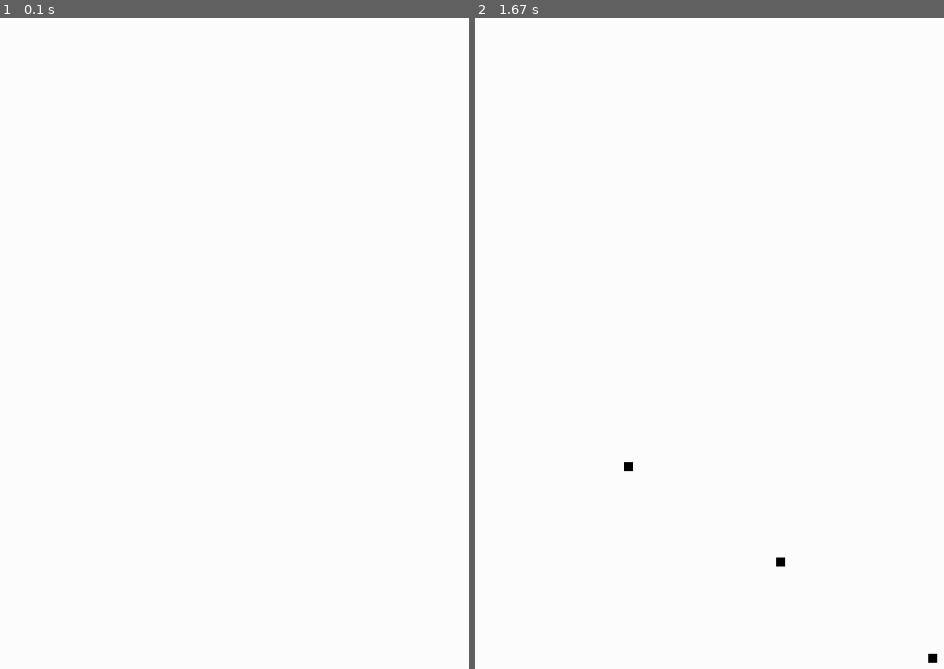
Above: before the commit, frames 1-2 (left to right).
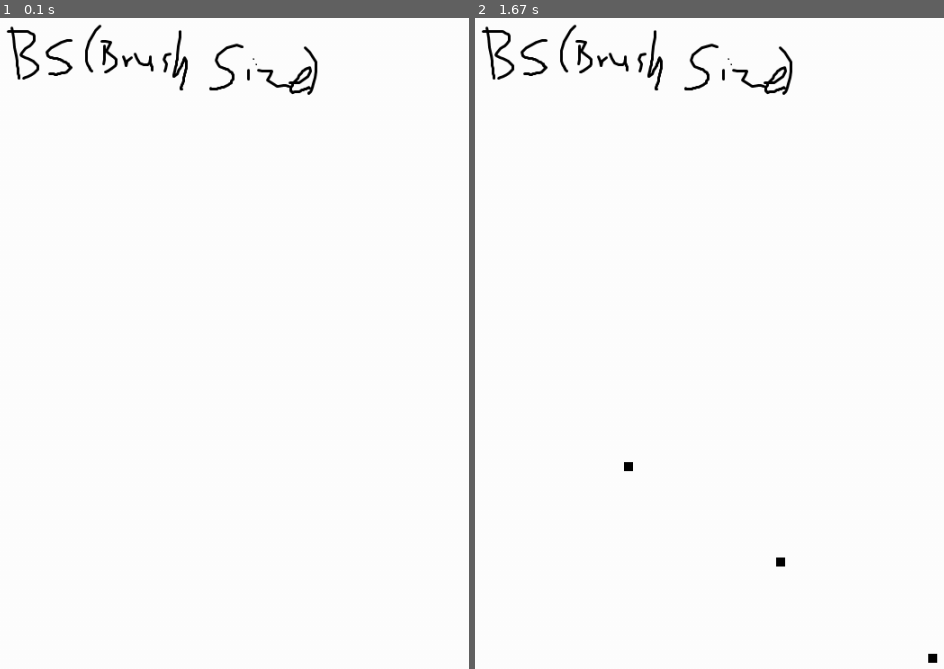
Above: after the commit, the same moments.

Repository: itsjustmegus/DrawingGame
Game: pygame game, started from drawing_game.py
Same seed, same stepped clock (60 frames per second), same inputs: the game is played once before the commit and once after it.
Inputs (mouse positions are in pixels of both pictures, inside the frame that each line leads up to):
- Up to frame 1 (0.1 s): no input
- Up to frame 2 (1.67 s): press the mouse at (625, 460) at 0.37 s; move the mouse to (775, 558) at 0.47 s; release the mouse at (929, 655) at 0.6 s

The runs differ from the first frame. In frame 1, 1.0% of the frame differs, in the area x 1-68%, y 0-12%; in frame 2, 1.0%.

Commit message:
added buttons

Diff:
--- /dev/null
+++ b/Tutorials/clickable_image.py
@@ -0,0 +1,26 @@
+import pygame
+
+pygame.init()
+width=350
+height=400
+screen = pygame.display.set_mode( (width, height ) )
+pygame.display.set_caption('clicked on image')
+redSquare = pygame.image.load("./assets/brush_size.png").convert()
+
+x = 20; # x coordnate of image
+y = 30; # y coordinate of image
+screen.blit(redSquare ,  ( x,y)) # paint to screen
+pygame.display.flip() # paint screen one time
+
+running = True
+while running:
+    for event in pygame.event.get():
+        if event.type == pygame.QUIT:
+            running = False
+        if event.type == pygame.MOUSEBUTTONDOWN:
+            # Set the x, y postions of the mouse click
+            x, y = event.pos
+            if redSquare.get_rect().collidepoint(x, y):
+                print('clicked on image')
+#loop over, quite pygame
+pygame.quit()
--- a/Week12/drawing_game.py
+++ b/Week12/drawing_game.py
@@ -43,6 +43,12 @@
         # The clock object manages how fast the game runs
         self.clock = pygame.time.Clock()
 
+        # ------------------------- LOAD ASSETS ------------------------- #
+        self.brush_size_img = pygame.image.load("./assets/brush_size.png").convert()
+        self.size_1_img = pygame.image.load("./assets/size_1.png").convert()
+        self.size_2_img = pygame.image.load("./assets/size_2.png").convert()
+        self.size_3_img = pygame.image.load("./assets/size_3.png").convert()
+
 # ----------------------------------------- GAME LOOP ----------------------------------------- #
     def run_game(self):
         "Draw background that doesn't update"
@@ -71,13 +77,11 @@
                 # Exit Python
                 exit()
 
-# --------------------------------------- DRAW SCREEN -------------------------------------- #
-    def draw_window(self):
-        # Redraw the screen
-        pygame.display.update()
-
 # ---------------------------------------- USER DRAW --------------------------------------- #
     def user_draw(self):
+        # Declare brush_size
+        self.brush_size = 10
+
         # Get the mouse position
         self.px, self.py = pygame.mouse.get_pos()
         self.mouse = pygame.mouse.get_pressed()
@@ -85,7 +89,7 @@
         # Draw if the mouse is left clicked
         if self.mouse == (1,0,0): # left click
             # Draw a black rectangle where the cursor is with size 10px
-            pygame.draw.rect(self.SCREEN, (self.DRAW_COLOR), (self.px,self.py,10,10))
+            pygame.draw.rect(self.SCREEN, (self.DRAW_COLOR), (self.px, self.py, self.brush_size, self.brush_size))
             # Make the cursor invisible when drawing
             pygame.mouse.set_visible(False)
 
@@ -93,13 +97,40 @@
         if self.mouse == (0,0,1): # right click
             # Draw a rectangle with the same color
             # as the background where the cursor is with size 20px
-            pygame.draw.rect(self.SCREEN, (self.WINDOW_COLOR), (self.px,self.py,20,20))
+            pygame.draw.rect(self.SCREEN, (self.WINDOW_COLOR), (self.px, self.py, 20, 20))
             # Make the cursor invisible when erasing
 
         if self.event.type == pygame.MOUSEBUTTONUP:
             self.press = False
             # Make the cursor visible when not drawing
             pygame.mouse.set_visible(True)
+
+# --------------------------------------- DRAW SCREEN -------------------------------------- #
+    def draw_window(self):
+        # -------------------- DRAW brush_size BUTTON --------------------- #
+        self.SCREEN.blit(self.brush_size_img, (100, 0))
+
+        # ------------------ BUTTON CLICKED EVENTS -------------------- #
+        if self.event.type == pygame.MOUSEBUTTONDOWN:
+            if self.brush_size_img.get_rect().collidepoint(100, 150):
+                while running:
+                    self.SCREEN.blit(self.size_1_img, ())
+                    # Does user click "close" button
+                    for self.event in pygame.event.get():
+                        if self.event.type == pygame.QUIT:
+                            running = False
+                        if self.event.type == pygame.MOUSEBUTTONDOWN:
+                            if self.size_1_img.get_rect().collidepoint(100, 128):
+                                self.brush_size = 10
+                            if self.size_2_img.get_rect().collidepoint(100, 206):
+                                self.brush_size = 20
+                            if self.size_3_img.get_rect().collidepoint(100, 284):
+                                self.brush_size = 30
+
+
+        # ------------- COPY BACKBUFFER INTO VIDEO MEMORY ------------- #
+        # Redraw the screen
+        pygame.display.update()
 
 
 def main():
@@ -109,21 +140,3 @@
 
 if __name__ == "__main__":
     main()
-
-
-"""# -------------------- DRAW REPLAY BUTTON --------------------- #
-replay_btn = pygame.draw.rect(
-    self.screen,
-    "black",
-    [self.WIDTH // 2 - 100, self.HEIGHT // 2 + 50, 80, 30],
-    0,
-    border_radius = 5
-)
-replay_txt = self.font_small.render(" Replay", True, "white")
-self.screen.blit(
-    replay_txt,
-    (
-        self.WIDTH // 2 - 100,
-        self.HEIGHT // 2 + 50
-    )
-)"""
--- a/drawing_game.py
+++ b/drawing_game.py
@@ -2,79 +2,141 @@
     Name:    drawing_game.py
     Author:  Augustus Allred
     Created: 2/16/23
+    Revised: 4/5/23
     Purpose: drawing software with pygame that allows user
              to click and drag to draw on screen
 """
 
 # Import pygame library
 import pygame
+# Import sys.exit to cleanly exit program
+from sys import exit
 
-# Initialize pygame
-pygame.init()
+class DrawingGame:
+# ----------------------------------------- INITIALIZE PYGAME ----------------------------------------- #
+    def __init__(self):
+        # Create drawing window
+        self.WIDTH = 1000
+        self.HEIGHT = 1000
 
-# Create drawing window
-WIDTH, HEIGHT = 1000, 1000
-SCREEN = pygame.display.set_mode((WIDTH, HEIGHT))
+        # Declare initial window and drawing color
+        self.WINDOW_COLOR = 255, 255, 255
+        self.DRAW_COLOR = "black"
 
-pygame.display.set_caption("Gus' Doodle Board")
-icon = pygame.image.load("images\draw.png")
-pygame.display.set_icon(icon)
+        # Set Frames Per Second
+        self.FPS = 120
 
-WINDOW_COLOR = 255, 255, 255
-DRAW_COLOR = "black"
+        # Initialize pygame
+        pygame.init()
 
-FPS = 120
+        # Set caption for window
+        pygame.display.set_caption("Gus' Doodle Board")
 
-def draw_window():
-    # Fill the background with white
-    SCREEN.fill(WINDOW_COLOR)
+        # Load icon image for the window
+        self.icon = pygame.image.load("./assets/draw_icon.png")
+        # Set icon image for window
+        pygame.display.set_icon(self.icon)
 
-def main():
-    # Define clock object
-    clock = pygame.time.Clock()
-    # Create game loop that runs until user quits
-    running = True
+        # Create display window
+        self.SCREEN = pygame.display.set_mode((self.WIDTH, self.HEIGHT))
 
-    draw_window()
+        # The clock object manages how fast the game runs
+        self.clock = pygame.time.Clock()
 
-    while running:
-        # Make game run at 120 FPS
-        clock.tick(FPS)
-        # Does user click "close" button
-        for event in pygame.event.get():
-            if event.type == pygame.QUIT:
-                running = False
+        # ------------------------- LOAD ASSETS ------------------------- #
+        self.brush_size_img = pygame.image.load("./assets/brush_size.png").convert()
+        self.size_1_img = pygame.image.load("./assets/size_1.png").convert()
+        self.size_2_img = pygame.image.load("./assets/size_2.png").convert()
+        self.size_3_img = pygame.image.load("./assets/size_3.png").convert()
+
+# ----------------------------------------- GAME LOOP ----------------------------------------- #
+    def run_game(self):
+        "Draw background that doesn't update"
+        # Fill the background with white
+        self.SCREEN.fill(self.WINDOW_COLOR)
+        """Infinite game loop"""
+        while True:
+            # Change in delta time for each frame
+            # Multiplying movement by dt allows all computers
+            # to run the game at the same speed
+            # 120 frames per second
+            self.dt = self.clock.tick(self.FPS)
+            self.events()
+            self.user_draw()
+            self.draw_window()
+
+# ----------------------------------------- EVENTS ----------------------------------------- #
+    def events(self):
+        """Listen for and handle program events"""
+        for self.event in pygame.event.get():
+            # Closing the program window
+            # causes the QUIT event to be fired
+            if self.event.type == pygame.QUIT:
+                # Quit Pygame
+                pygame.quit()
+                # Exit Python
+                exit()
+
+# ---------------------------------------- USER DRAW --------------------------------------- #
+    def user_draw(self):
+        # Declare brush_size
+        self.brush_size = 10
 
         # Get the mouse position
-        px, py = pygame.mouse.get_pos()
-        mouse = pygame.mouse.get_pressed()
+        self.px, self.py = pygame.mouse.get_pos()
+        self.mouse = pygame.mouse.get_pressed()
 
         # Draw if the mouse is left clicked
-        if mouse == (1,0,0): # left click
+        if self.mouse == (1,0,0): # left click
             # Draw a black rectangle where the cursor is with size 10px
-            pygame.draw.rect(SCREEN, (DRAW_COLOR), (px,py,10,10))
+            pygame.draw.rect(self.SCREEN, (self.DRAW_COLOR), (self.px, self.py, self.brush_size, self.brush_size))
             # Make the cursor invisible when drawing
             pygame.mouse.set_visible(False)
 
         # Erase if the mouse is right clicked
-        if mouse == (0,0,1): # right click
+        if self.mouse == (0,0,1): # right click
             # Draw a rectangle with the same color
             # as the background where the cursor is with size 20px
-            pygame.draw.rect(SCREEN, (WINDOW_COLOR), (px,py,20,20))
+            pygame.draw.rect(self.SCREEN, (self.WINDOW_COLOR), (self.px, self.py, 20, 20))
             # Make the cursor invisible when erasing
 
-        if event.type == pygame.MOUSEBUTTONUP:
-            press = False
+        if self.event.type == pygame.MOUSEBUTTONUP:
+            self.press = False
             # Make the cursor visible when not drawing
             pygame.mouse.set_visible(True)
 
+# --------------------------------------- DRAW SCREEN -------------------------------------- #
+    def draw_window(self):
+        # -------------------- DRAW brush_size BUTTON --------------------- #
+        self.SCREEN.blit(self.brush_size_img, (100, 0))
 
-        # Flip display
+        # ------------------ BUTTON CLICKED EVENTS -------------------- #
+        if self.event.type == pygame.MOUSEBUTTONDOWN:
+            if self.brush_size_img.get_rect().collidepoint(100, 150):
+                while running:
+                    self.SCREEN.blit(self.size_1_img, ())
+                    # Does user click "close" button
+                    for self.event in pygame.event.get():
+                        if self.event.type == pygame.QUIT:
+                            running = False
+                        if self.event.type == pygame.MOUSEBUTTONDOWN:
+                            if self.size_1_img.get_rect().collidepoint(100, 128):
+                                self.brush_size = 10
+                            if self.size_2_img.get_rect().collidepoint(100, 206):
+                                self.brush_size = 20
+                            if self.size_3_img.get_rect().collidepoint(100, 284):
+                                self.brush_size = 30
+
+
+        # ------------- COPY BACKBUFFER INTO VIDEO MEMORY ------------- #
+        # Redraw the screen
         pygame.display.update()
 
-    # Program finished
-    pygame.quit()
 
+def main():
+    # Initialize program object and start game
+    drawing_game = DrawingGame()
+    drawing_game.run_game()
 
 if __name__ == "__main__":
     main()
Renamed: Week12/assets/btn_brush_size.png -> Week12/assets/brush_size.png
Binary file added: Week12/assets/size_1.png
Binary file added: Week12/assets/size_2.png
Binary file added: Week12/assets/size_3.png
Renamed: assets/btn_brush_size.png -> Week8/images/brush_size.png
Renamed: images/btn_brush_size.png -> assets/brush_size.png
Binary file added: assets/size_1.png
Binary file added: assets/size_2.png
Binary file added: assets/size_3.png
